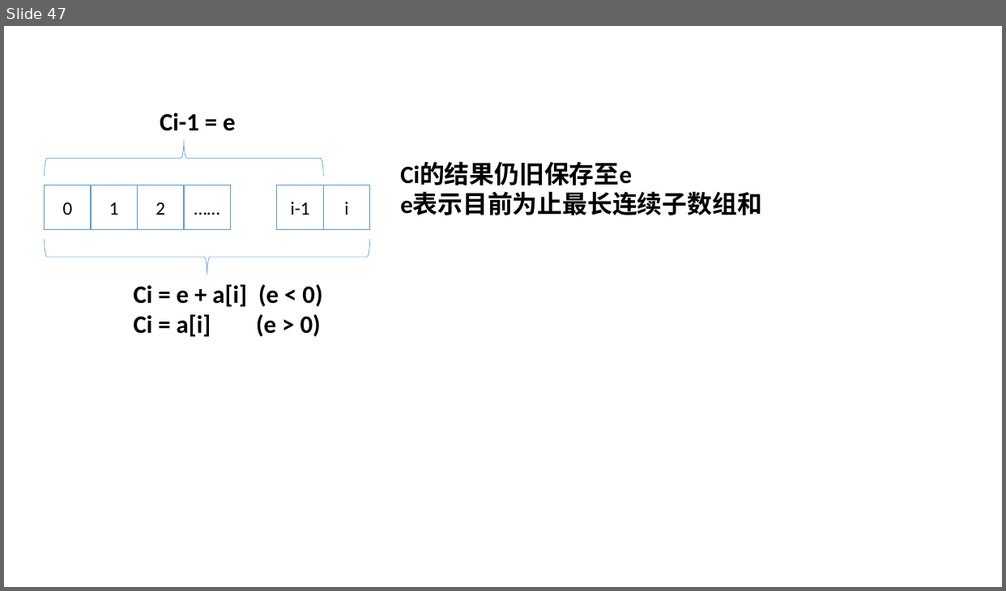
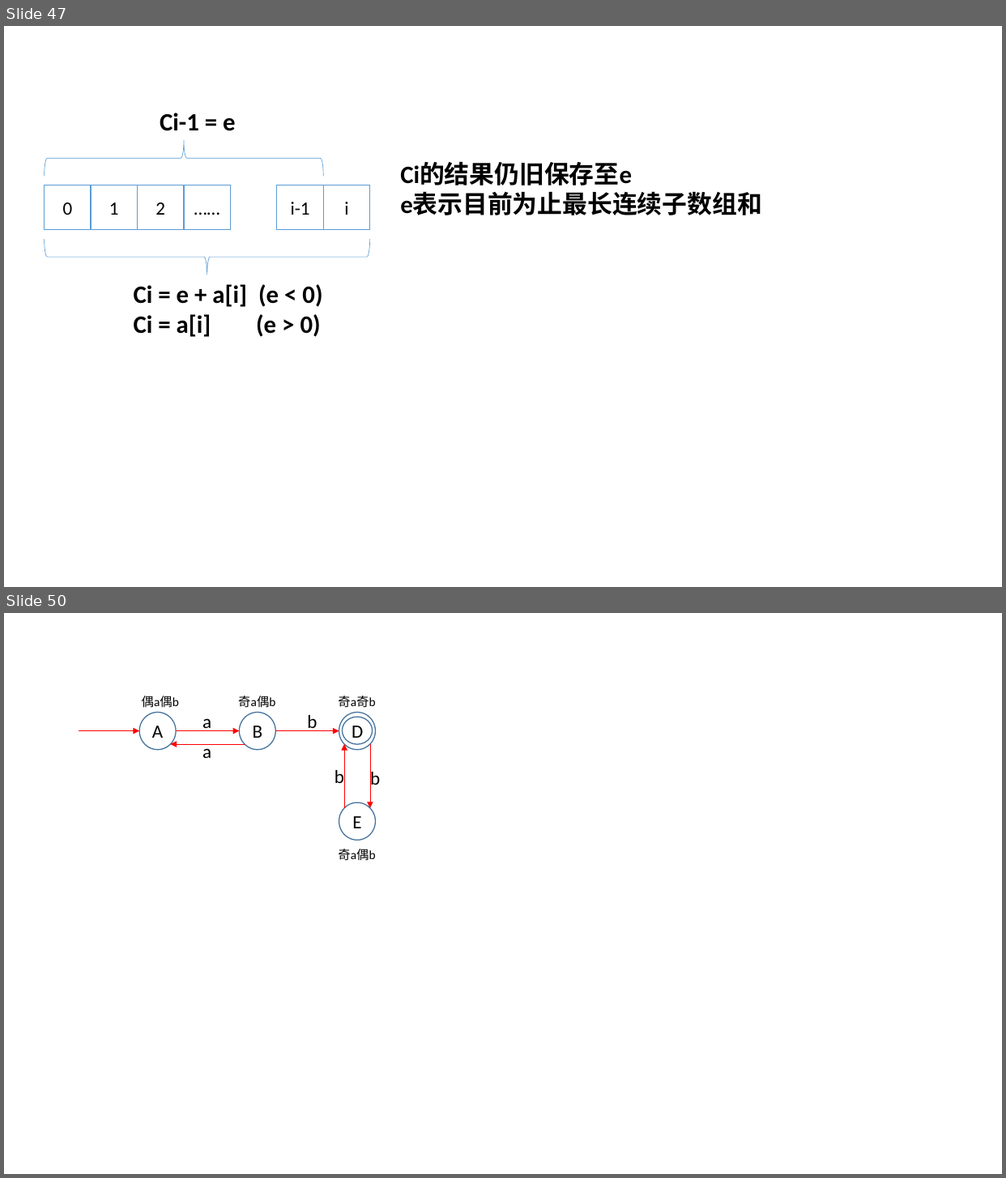
Before and after one commit to Waynefn/cpp_ds_algo, a slide deck: ppt.pptx. Shown one above the other, each under a label of ours: slide 47 before the commit, slides 47 and 50 after it; the slides between them are not shown. The pictures are 1006x591 and 1006x1178 pixels, drawn with LibreOffice and Linux fonts; fonts in the diff are those of the drawing. Boxes give left, top, right and bottom in pixels: in the first picture for what was removed or moved away, otherwise in the second. Text is boxed around its words. In the diff, an @@ line names an element or a change of style, - is before the commit and + after.

```diff
--- a/ppt.pptx
+++ b/ppt.pptx
@@ slide 50 added at [4, 613, 1002, 1174], background #FFFFFF @@
@@ text added at [142, 696, 179, 708], 12 pt, text #000000 @@
+偶a偶b
@@ text added at [238, 696, 275, 708], 12 pt, text #000000 @@
+奇a偶b
@@ text added at [338, 696, 375, 708], 12 pt, text #000000 @@
+奇a奇b
@@ arrow added from (79, 731) to (139, 731), #FF0000 0.5 pt @@
@@ ellipse added at [139, 713, 177, 750], fill #FFFFFF, outline #43739E 1 pt, 18 pt, text #000000 @@
+A
@@ arrow added from (177, 731) to (239, 731), #FF0000 0.5 pt @@
@@ text added at [202, 718, 211, 731], 18 pt, text #000000 @@
+a
@@ ellipse added at [239, 713, 275, 750], fill #FFFFFF, outline #43739E 1 pt, 18 pt, text #000000 @@
+B
@@ arrow added from (275, 731) to (339, 731), #FF0000 0.5 pt @@
@@ text added at [307, 715, 317, 731], 18 pt, text #000000 @@
+b
@@ ellipse added at [339, 713, 376, 750], fill #FFFFFF, outline #43739E 1 pt, 18 pt, text #000000 @@
+D
@@ ellipse added at [343, 717, 373, 745], outline #43739E 1 pt @@
@@ arrow added from (245, 744) to (170, 744), #FF0000 0.5 pt @@
@@ text added at [202, 744, 211, 758], 18 pt, text #000000 @@
+a
@@ arrow added from (345, 808) to (345, 744), #FF0000 0.5 pt @@
@@ arrow added from (370, 744) to (370, 808), #FF0000 0.5 pt @@
@@ text added at [334, 770, 344, 783], 18 pt, text #000000 @@
+b
@@ text added at [370, 769, 380, 790], 18 pt, text #000000 @@
+b
@@ ellipse added at [339, 803, 376, 840], fill #FFFFFF, outline #43739E 1 pt, 18 pt, text #000000 @@
+E
@@ text added at [338, 849, 375, 861], 12 pt, text #000000 @@
+奇a偶b
```
Also in this commit, not shown: 3 other slides added, 5 other files.
